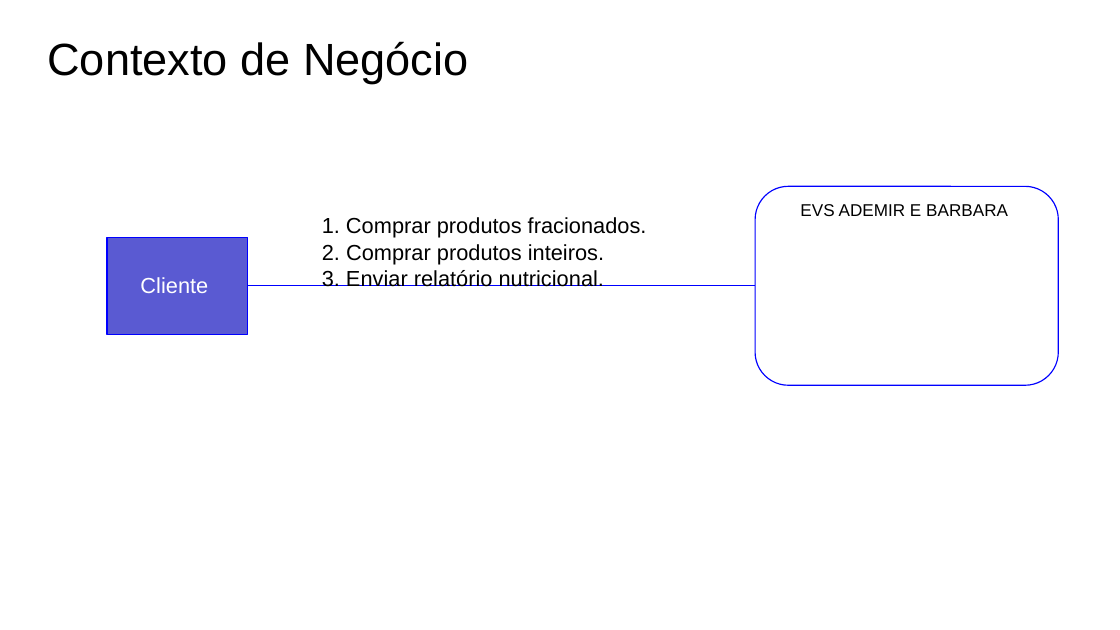
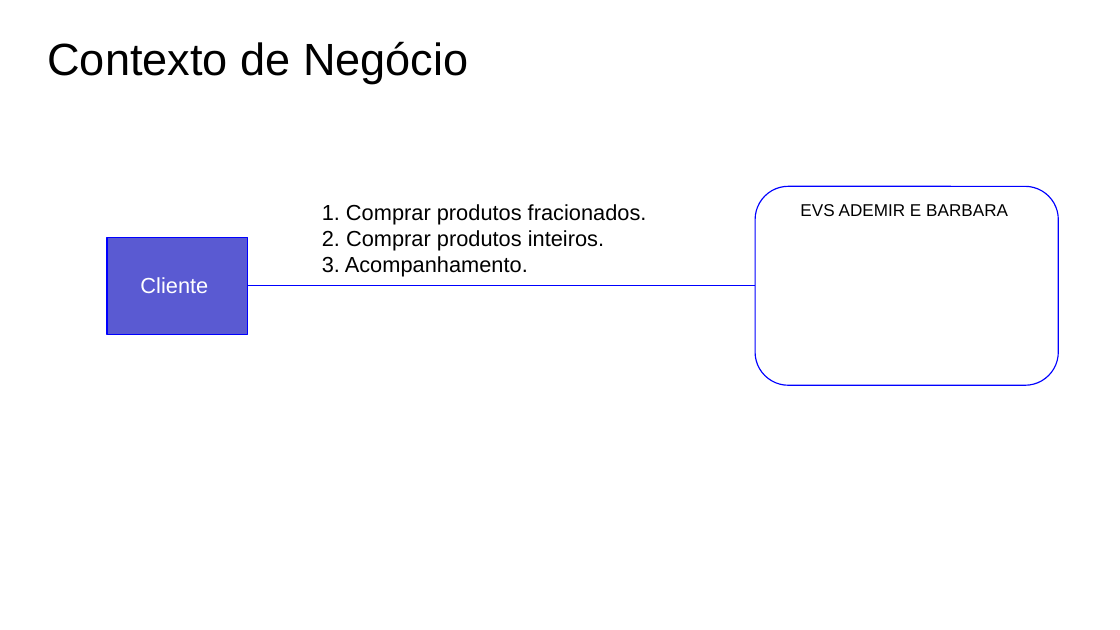
Before and after one commit to Viniciustertuliano/eng-soft, a slide deck: slide 1 of Artefatos/15 -Arquitetura de Negócio para cada Cenário.pptx. Drawn at 1120x630 pixels with LibreOffice and Linux fonts; fonts in the diff are those of the drawing. Boxes give left, top, right and bottom in pixels: in the first picture for what was removed or moved away, otherwise in the second. Text is boxed around its words. In the diff, an @@ line names an element or a change of style, - is before the commit and + after.

```diff
--- a/Artefatos/15 -Arquitetura de Negócio para cada Cenário.pptx
+++ b/Artefatos/15 -Arquitetura de Negócio para cada Cenário.pptx
@@ text "1. Comprar produtos fracionados.": place and size @@
-text "1. Comprar produtos fracionados." at [322, 217, 647, 287]
+text "1. Comprar produtos fracionados." at [322, 204, 647, 277]
@@ text at [322, 256, 528, 277]: text changed @@
-3. Enviar relatório nutricional.
+3. Acompanhamento.
```
Also in this commit, not shown: 1 slide removed, 13 other files.
